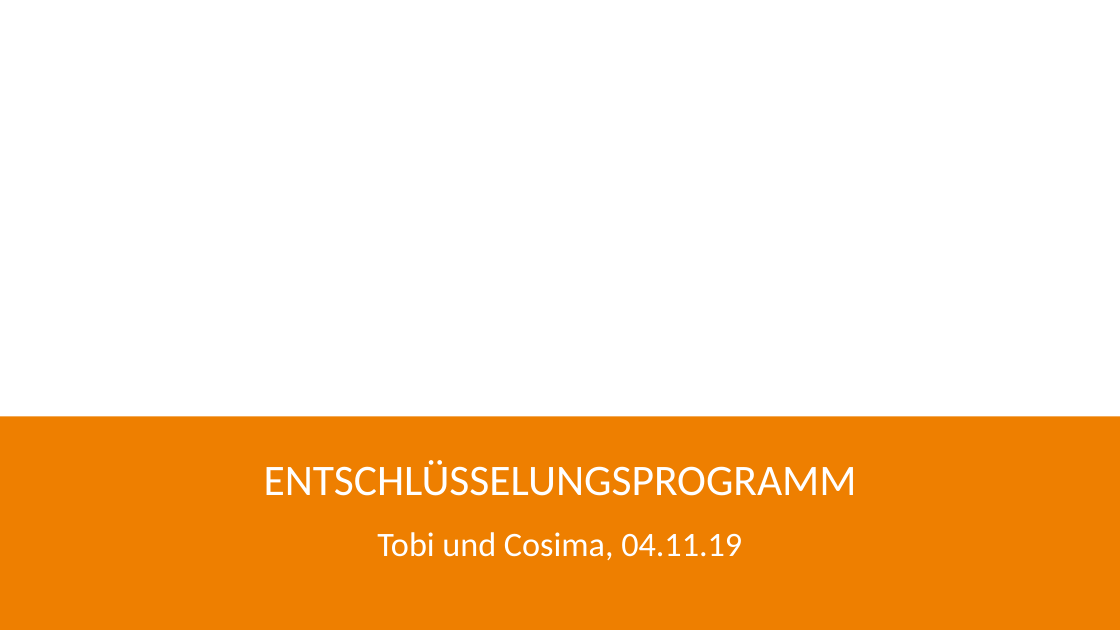
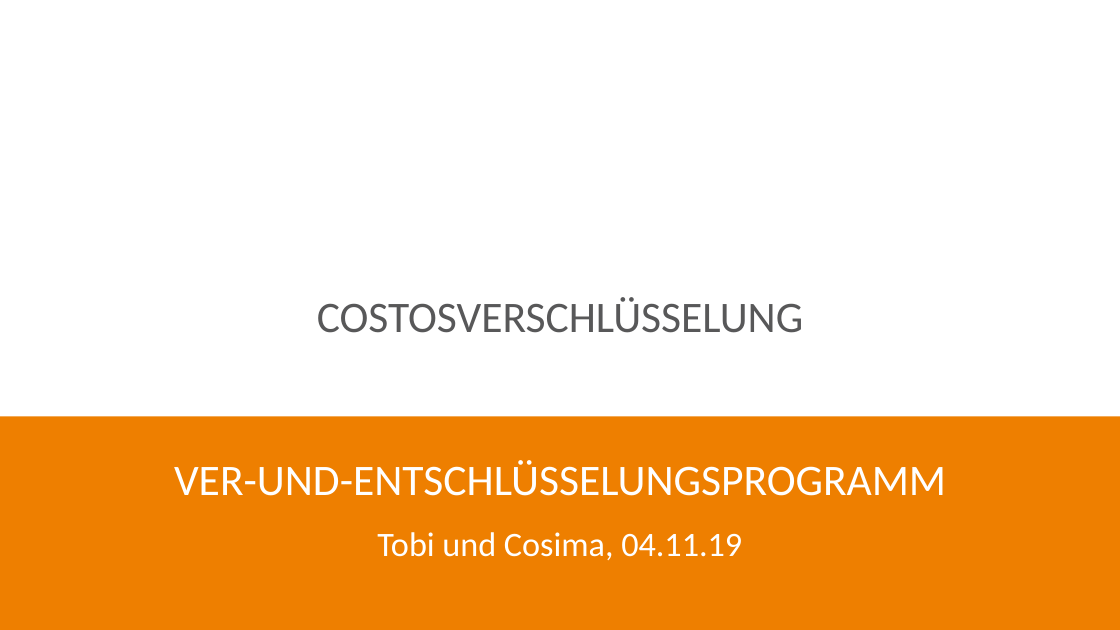
Before and after one commit to jambit/Azubi-Onboardingphase-2019-CosTosEntschluesselung, a slide deck: slide 1 of Präsentation/EntschluesselungsProjekt.pptx. Drawn at 1120x630 pixels with LibreOffice and Linux fonts; fonts in the diff are those of the drawing; background and template pictures are left out. Boxes give left, top, right and bottom in pixels: in the first picture for what was removed or moved away, otherwise in the second. Text is boxed around its words. In the diff, an @@ line names an element or a change of style, - is before the commit and + after.

```diff
--- a/Präsentation/EntschluesselungsProjekt.pptx
+++ b/Präsentation/EntschluesselungsProjekt.pptx
@@ text added at <box>317,297,803,333</box>, 28 pt, text #585859 @@
+COSTOSVERSCHLÜSSELUNG
@@ title at <box>174,460,946,496</box>: text changed @@
-ENTSCHLÜSSELUNGSPROGRAMM
+VER-UND-ENTSCHLÜSSELUNGSPROGRAMM
```
Also in this commit, not shown: 1 other slide changed, 8 other files.
